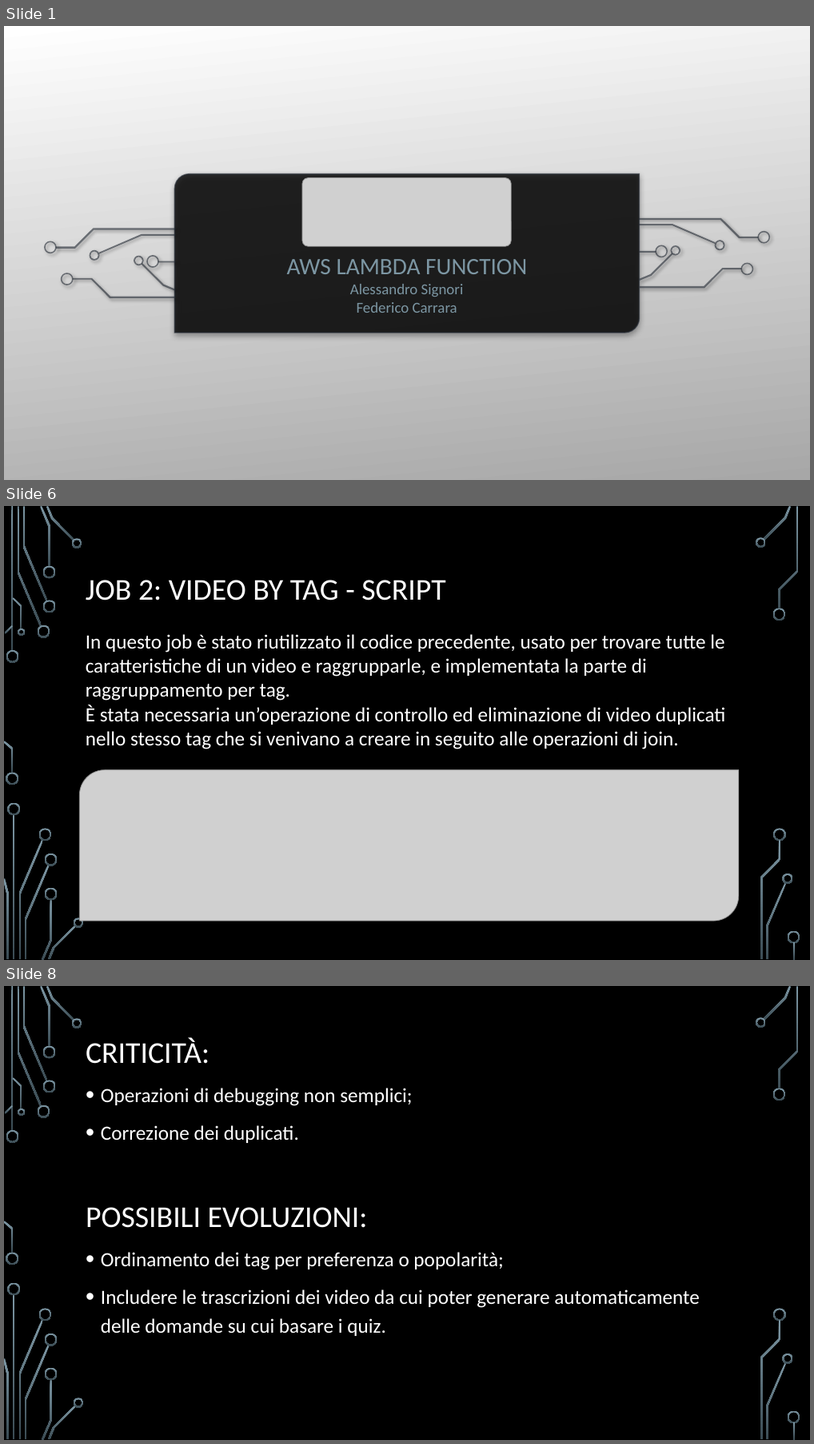
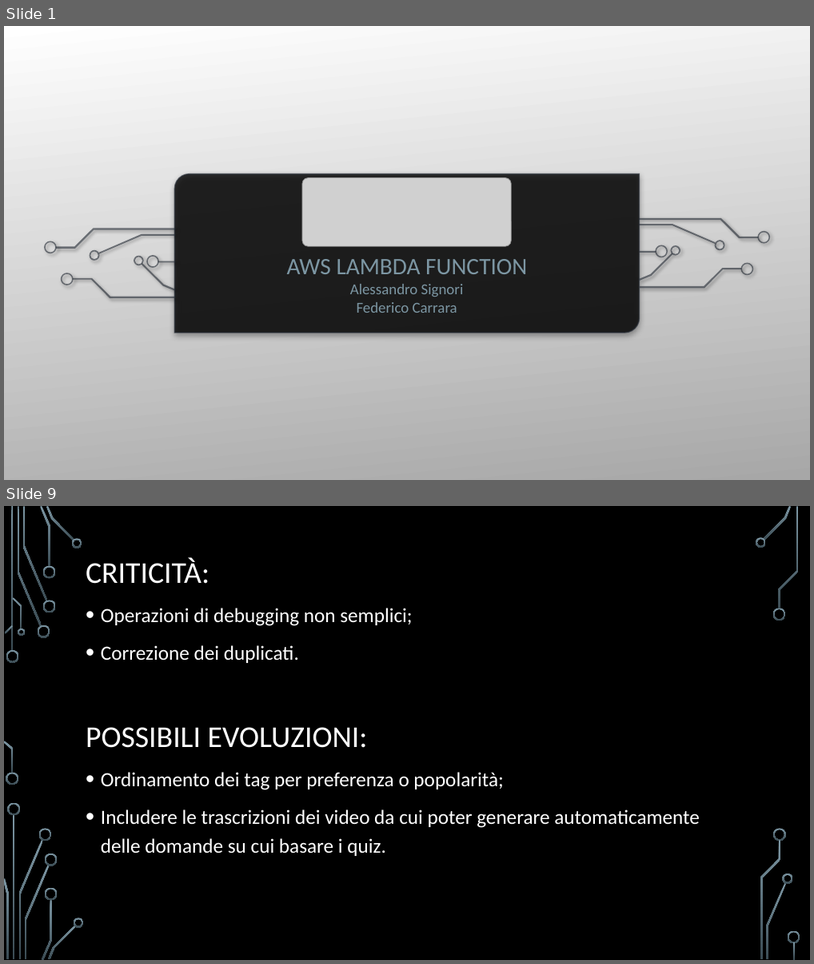
Before and after one commit to carraraFederico/TEDxLearn_ProgettoCloudMobile_2024, a slide deck: Presentazioni/TEDxLearn_part3.pptx. Shown one above the other, each under a label of ours: slides 1, 6 and 8 before the commit, slides 1 and 9 after it; the slides between them are not shown. The pictures are 814x1444 and 814x964 pixels, drawn with LibreOffice and Linux fonts; fonts in the diff are those of the drawing; grey boxes stand for pictures; background and template pictures are left out. Boxes give left, top, right and bottom in pixels: in the first picture for what was removed or moved away, otherwise in the second. Text is boxed around its words. In the diff, an @@ line names an element or a change of style, - is before the commit and + after.

```diff
--- a/Presentazioni/TEDxLearn_part3.pptx
+++ b/Presentazioni/TEDxLearn_part3.pptx
@@ slide 6 removed at (x1=4, y1=506, x2=810, y2=960), background picture (left out); not listed: 36 template elements that a slide beside it also shows @@
@@ title removed at (x1=86, y1=580, x2=446, y2=600) @@
-JOB 2: VIDEO BY TAG - SCRIPT
@@ text removed at (x1=86, y1=634, x2=726, y2=749) @@
-In questo job è stato riutilizzato il codice precedente, usato per trovare tutte le caratteristiche di un video e raggrupparle, e implementata la parte di raggruppamento per tag.
-È stata necessaria un’operazione di controllo ed eliminazione di video duplicati nello stesso tag che si venivano a creare in seguito alle operazioni di join.
@@ picture removed at (x1=80, y1=770, x2=740, y2=920) @@
@@ what was slide 8 is now slide 9 @@
```
Also in this commit, not shown: 4 slides changed, 3 slides added, 1 other slide removed, 1 other file.
